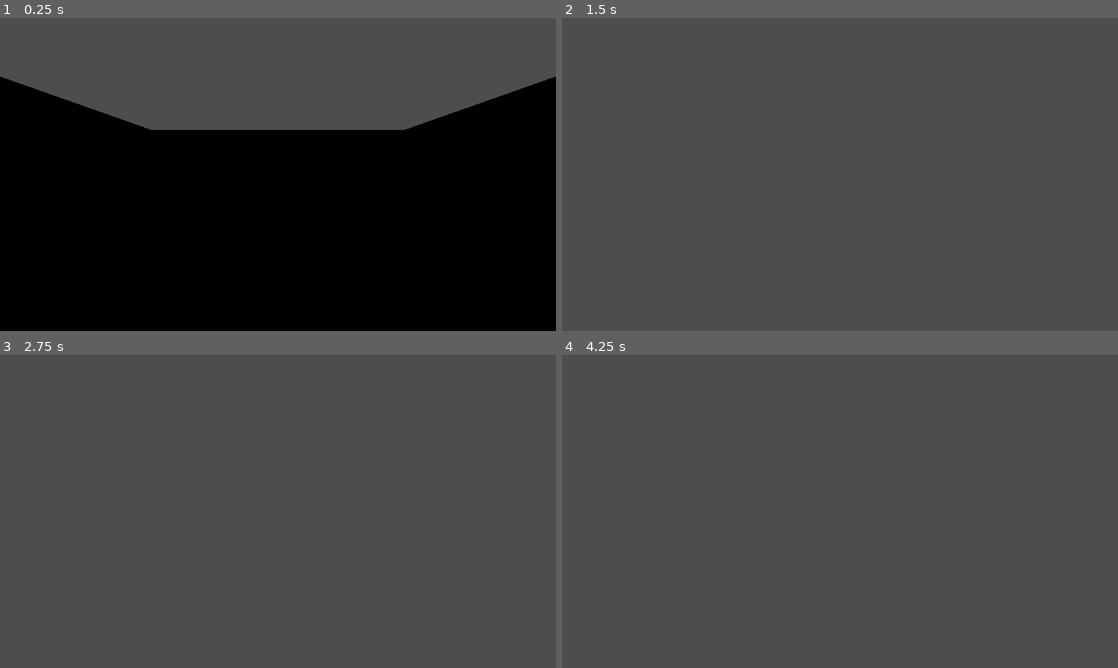
Above: before the commit, frames 1-4 (two rows, left to right).
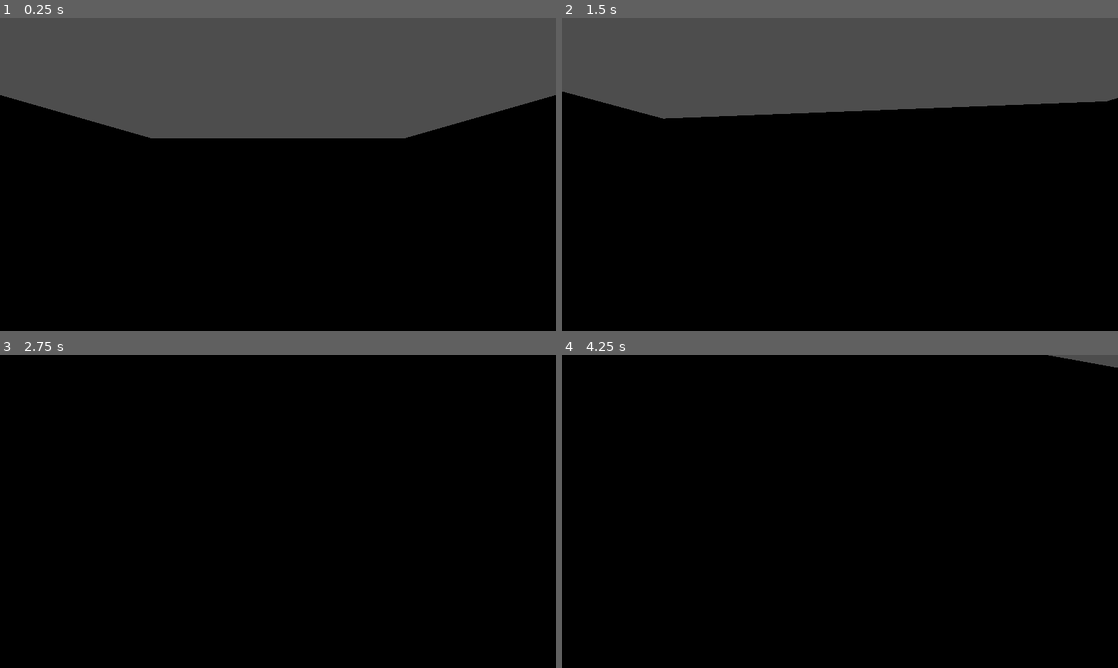
Above: after the commit, the same moments.

Repository: saimerawais1-collab/Echo-Lost
Game: Godot game, scene res://main.tscn
Two runs of this game, one before a commit and one after it. Both use one fixed random seed, a clock stepped at 60 frames per second and the inputs below.
Inputs (mouse positions are in pixels of both pictures, inside the frame that each line leads up to):
- Up to frame 1 (0.25 s): no input
- Up to frame 2 (1.5 s): tap Enter (ui_accept) at 0.5, 0.77 s; move the mouse to (867, 174) at 0.52 s; hold Up (ui_up) from 0.53 s (still down); move the mouse to (812, 174) at 1.27 s
- Up to frame 3 (2.75 s): keep holding Up (ui_up); tap Enter (ui_accept) at 1.52 s; move the mouse to (289, 505) at 2.02 s
- Up to frame 4 (4.25 s): keep holding Up (ui_up); tap Enter (ui_accept) at 2.75, 3.02, 3.5, 3.77 s; move the mouse to (834, 517) at 2.77 s; move the mouse to (878, 514) at 3.52 s

The runs differ from the first frame. In frame 1, 3.6% of the frame differs, in the area x 0-100%, y 18-39%; in frame 2, 71%; in frame 3, 100%, in the area x 0-100%, y 0-100%; in frame 4, 100%.

Commit message:
Replace Main scene with complete clean version

Diff:
--- a/main.tscn
+++ b/main.tscn
@@ -14,6 +14,10 @@
 
 [sub_resource type="BoxShape3D" id="WallShape"]
 size = Vector3(10, 3, 0.2)
+
+[sub_resource type="CapsuleShape3D" id="PlayerCapsule"]
+radius = 0.35
+height = 1.8
 
 [node name="Main" type="Node3D"]
 
@@ -69,7 +73,10 @@
 script = ExtResource("1_player")
 
 [node name="CollisionShape3D" type="CollisionShape3D" parent="Player"]
+shape = SubResource("PlayerCapsule")
 
 [node name="Camera3D" type="Camera3D" parent="Player"]
 position = Vector3(0, 0.7, 0)
 current = true
+
+[node name="WorldEnvironment" type="WorldEnvironment" parent="."]
Not shown: 1 places in main.tscn that only renumber resources
